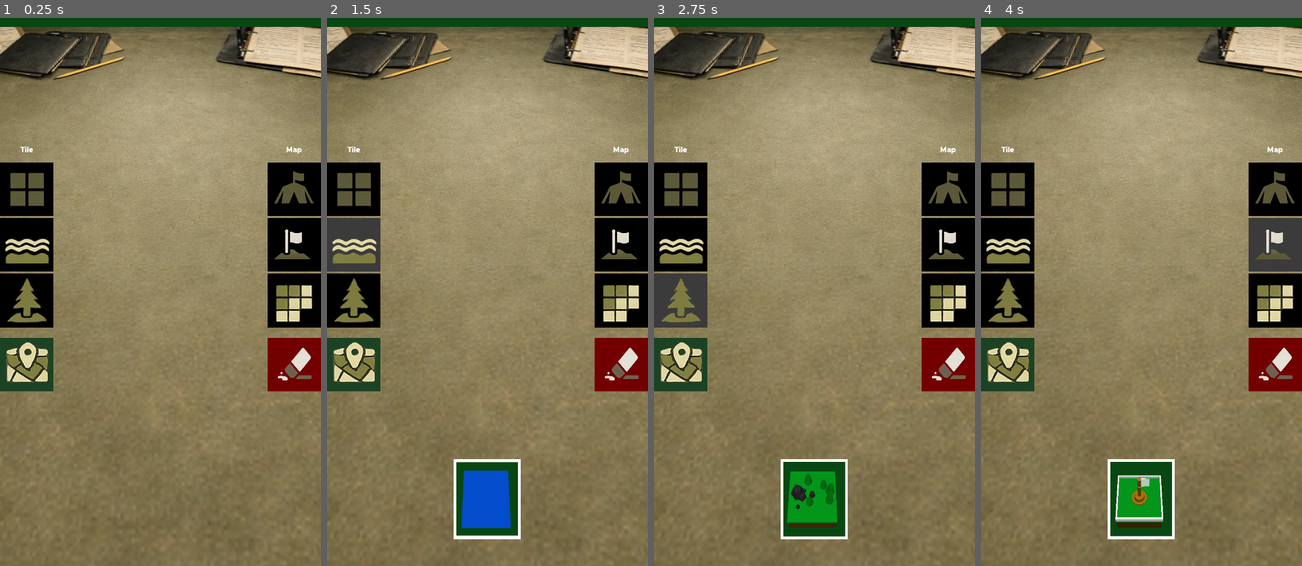
Above: before the commit, frames 1-4 (left to right).
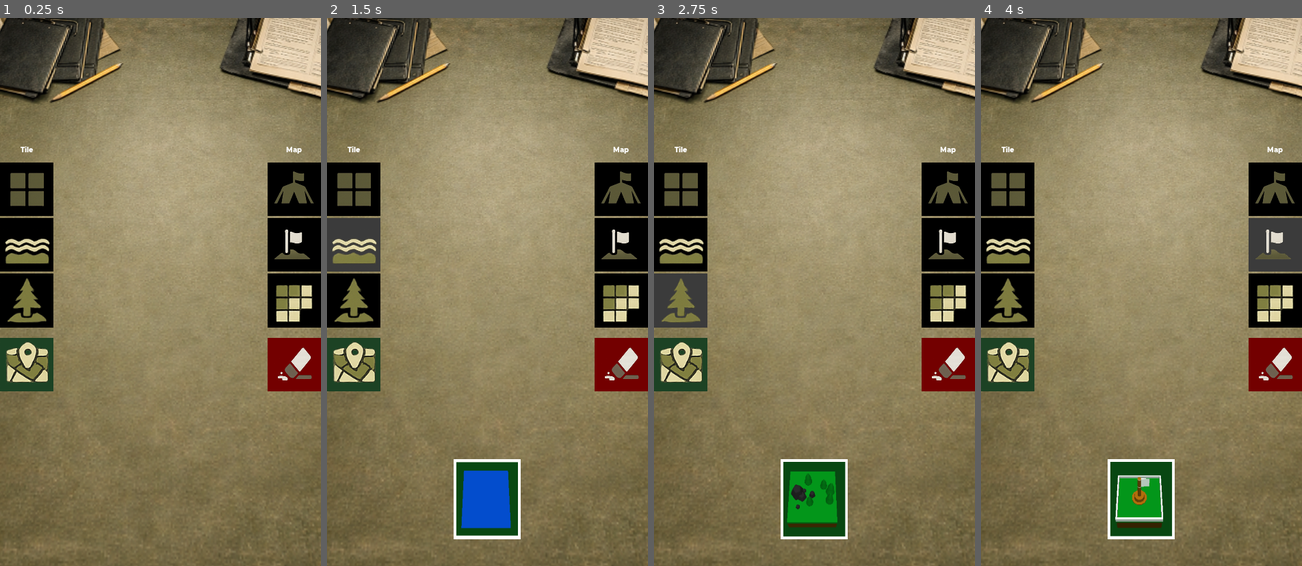
Above: after the commit, the same moments.

Repository: renosyah/no-frontier
Game: Godot game, scene res://menu/editor/editor.tscn
Two runs of this game, one before a commit and one after it. Both use one fixed random seed, a clock stepped at 60 frames per second and the inputs below. This scene is started directly instead of the project's main scene.
Inputs (mouse positions are in pixels of both pictures, inside the frame that each line leads up to):
- Up to frame 1 (0.25 s): no input
- Up to frame 2 (1.5 s): click (352, 187) at 0.5 s; click (352, 242) at 1.25 s
- Up to frame 3 (2.75 s): click (679, 302) at 2 s
- Up to frame 4 (4 s): click (1276, 187) at 2.75 s; click (1276, 242) at 3.5 s

The runs differ from the first frame. In frame 1, 8.4% of the frame differs, in the area x 0-100%, y 0-100%; in frame 2, 8.4%; in frame 3, 8.4%; in frame 4, 8.4%.
Error before the commit: Invalid get index 'tiles' (on base: 'Nil'). (res://scenes/maps/grand/grand_map.gd:166)
Error after the commit: Invalid get index 'tiles' (on base: 'Nil'). (res://scenes/maps/grand/grand_map.gd:175)

Commit message:
fix issue edit tile object

Diff:
--- a/assets/enviroment/enviroment.tscn
+++ b/assets/enviroment/room_enviroment.tscn
@@ -4,8 +4,8 @@
 radiance_size = 0
 sky_top_color = Color( 0.458824, 0.490196, 0.501961, 1 )
 sky_horizon_color = Color( 0.231373, 0.352941, 0.231373, 1 )
-ground_bottom_color = Color( 0.0352941, 0.282353, 0.0705882, 1 )
-ground_horizon_color = Color( 0.152941, 0.211765, 0.152941, 1 )
+ground_bottom_color = Color( 0.117647, 0.117647, 0.117647, 1 )
+ground_horizon_color = Color( 0.188235, 0.188235, 0.188235, 1 )
 texture_size = 0
 
 [sub_resource type="Environment" id=1]
@@ -15,7 +15,9 @@
 fog_color = Color( 0.152941, 0.47451, 0.792157, 1 )
 fog_sun_color = Color( 1, 0.901961, 0.701961, 1 )
 fog_depth_curve = 0.637279
-dof_blur_far_distance = 25.0
+dof_blur_far_distance = 5.0
+dof_blur_far_amount = 0.2
+dof_blur_far_quality = 0
 
 [node name="enviroment" type="Node"]
 
--- a/assets/tile_highlight/nav_highlight.tscn
+++ b/assets/tile_highlight/nav_highlight.tscn
@@ -18,5 +18,6 @@
 transform = Transform( 1, 0, 0, 0, 1, 0, 0, 0, 1, 0, 0.1, 0 )
 billboard = 1
 double_sided = false
+no_depth_test = true
 font = ExtResource( 2 )
 uppercase = true
--- a/menu/editor/editor.gd
+++ b/menu/editor/editor.gd
@@ -1,7 +1,7 @@
 extends Node
 
 onready var ui = $ui
-onready var movable_camera = $movable_camera
+onready var movable_camera_custom = $movable_camera_custom
 onready var grand_map = $grand_map
 onready var clickable_floor = $clickable_floor
 onready var selection = $selection
@@ -14,7 +14,7 @@
 onready var grand_map_mission_data = Global.grand_map_mission_data
 
 func _ready():
-	ui.movable_camera_ui.target = movable_camera
+	ui.movable_camera_ui.target = movable_camera_custom
 	ui.movable_camera_ui.center_pos = grand_map.global_position + Vector3(0, 0, 2)
 	ui.movable_camera_ui.camera_limit_bound = Global.camera_limit_bound
 
@@ -24,7 +24,7 @@
 	grand_map.generate_from_data(grand_map_data, true)
 
 func _process(_delta):
-	clickable_floor.translation = movable_camera.translation * Vector3(1,0,1)
+	clickable_floor.translation = movable_camera_custom.translation * Vector3(1,0,1)
 
 func _notification(what):
 	match what:
@@ -60,8 +60,10 @@
 
 func _on_ui_on_add_object(data :MapObjectData):
 	show_selection(Vector3.ZERO, false)
+
 	var tile = grand_map.get_closes_tile(data.pos)
-	if tile.tile_type == 2:
+	var obj = grand_map.get_object(tile.id)
+	if tile.tile_type == 2 or is_instance_valid(obj):
 		return
 
 	data.id = tile.id
@@ -69,23 +71,40 @@
 	grand_map.update_spawned_object(data)
 
 func _on_ui_on_add_point(data :MapObjectData):
-	if grand_map_mission_data.points.size() > 3:
-		show_selection(Vector3.ZERO, false)
+	show_selection(Vector3.ZERO, false)
+
+	# must get id from tile!!
+	var tile = grand_map.get_closes_tile(data.pos)
+	var obj = grand_map.get_object(tile.id)
+	var has_max = grand_map_mission_data.points.size() > 2
+	if is_instance_valid(obj) or has_max or tile.tile_type == 2:
 		return
 
-	_on_ui_on_add_object(data)
+	data.id = tile.id
+	data.pos = tile.pos
+	grand_map.update_spawned_object(data)
+
 	grand_map_mission_data.points.append(data.id)
 
 func _on_ui_on_add_base(data :MapObjectData):
-	if grand_map_mission_data.bases.size() > 1:
-		show_selection(Vector3.ZERO, false)
+	show_selection(Vector3.ZERO, false)
+
+	# must get id from tile!!
+	var tile = grand_map.get_closes_tile(data.pos)
+	var obj = grand_map.get_object(tile.id)
+	var has_max = grand_map_mission_data.bases.size() > 1
+	if is_instance_valid(obj) or has_max or tile.tile_type == 2:
 		return
 
-	_on_ui_on_add_object(data)
+	data.id = tile.id
+	data.pos = tile.pos
+	grand_map.update_spawned_object(data)
+
 	grand_map_mission_data.bases.append(data.id)
 
 func _on_ui_on_remove_object(pos):
 	show_selection(Vector3.ZERO, false)
+
 	var tile = grand_map.get_closes_tile(pos)
 	grand_map.remove_spawned_object(tile.id)
 
--- a/menu/editor/editor.tscn
+++ b/menu/editor/editor.tscn
@@ -1,11 +1,10 @@
-[gd_scene load_steps=9 format=2]
+[gd_scene load_steps=8 format=2]
 
 [ext_resource path="res://menu/editor/editor.gd" type="Script" id=1]
 [ext_resource path="res://menu/editor/ui/ui.tscn" type="PackedScene" id=2]
 [ext_resource path="res://scenes/maps/grand/grand_map.tscn" type="PackedScene" id=3]
-[ext_resource path="res://assets/camera/movable_camera.tscn" type="PackedScene" id=4]
 [ext_resource path="res://assets/clickable_floor/clickable_floor.tscn" type="PackedScene" id=5]
-[ext_resource path="res://assets/enviroment/enviroment.tscn" type="PackedScene" id=6]
+[ext_resource path="res://assets/enviroment/room_enviroment.tscn" type="PackedScene" id=6]
 [ext_resource path="res://assets/tile_highlight/selection.tscn" type="PackedScene" id=7]
 [ext_resource path="res://assets/background/bg_table.png" type="Texture" id=8]
 
@@ -16,8 +15,13 @@
 
 [node name="enviroment" parent="." instance=ExtResource( 6 )]
 
-[node name="movable_camera" parent="." instance=ExtResource( 4 )]
-transform = Transform( 1, 0, 0, 0, 1, 0, 0, 0, 1, 0, 3, 2 )
+[node name="movable_camera_custom" type="Spatial" parent="."]
+transform = Transform( 1, 0, 0, 0, 1, 0, 0, 0, 1, 0, 5, 0 )
+
+[node name="Camera" type="Camera" parent="movable_camera_custom"]
+transform = Transform( 1, 0, 0, 0, 0.173648, 0.984808, 0, -0.984808, 0.173648, 0, 0, 0 )
+keep_aspect = 0
+current = true
 
 [node name="clickable_floor" parent="." instance=ExtResource( 5 )]
 
--- a/menu/editor/ui/ui.gd
+++ b/menu/editor/ui/ui.gd
@@ -127,18 +127,21 @@
 	hide_cards(cards[btn.id])
 
 func _on_card_grab(_card :DragableCard, pos :Vector2, icon :StreamTexture):
+	var pos2 = pos # - floating_image_card.rect_pivot_offset
 	floating_image_card.texture = icon
 	floating_image_card.visible = true
-	floating_image_card.rect_position = pos + floating_image_card.rect_pivot_offset
+	floating_image_card.rect_position = pos2
 
 func _on_card_grab_draging(_card :DragableCard, pos :Vector2):
-	floating_image_card.rect_position = pos + floating_image_card.rect_pivot_offset
-	var pos3 = Utils.screen_to_world(get_viewport().get_camera(), pos, false, 4)
+	var pos2 = pos # - floating_image_card.rect_pivot_offset
+	floating_image_card.rect_position = pos2
+	var pos3 = Utils.screen_to_world(get_viewport().get_camera(), pos2, false, 4)
 	emit_signal("on_card_dragging", pos3)
 
 func _on_card_grab_release(card :DragableCard, pos :Vector2):
 	floating_image_card.visible = false
-	on_card_release(card.id, pos)
+	var pos2 = pos # - floating_image_card.rect_pivot_offset
+	on_card_release(card.id, pos2)
 
 func _on_card_grab_cancel(_card :DragableCard):
 	floating_image_card.visible = false
--- a/menu/editor/ui/ui.tscn
+++ b/menu/editor/ui/ui.tscn
@@ -29,10 +29,11 @@
 [node name="CanvasLayer" type="CanvasLayer" parent="."]
 
 [node name="floating_image_card" type="TextureRect" parent="CanvasLayer"]
+modulate = Color( 1, 1, 1, 0.5 )
 margin_right = 60.0
 margin_bottom = 60.0
-rect_min_size = Vector2( 60, 60 )
-rect_pivot_offset = Vector2( 30, 30 )
+rect_min_size = Vector2( 100, 100 )
+rect_pivot_offset = Vector2( 50, 50 )
 expand = true
 
 [node name="movable_camera_ui" parent="CanvasLayer" instance=ExtResource( 3 )]
--- a/scenes/maps/base_tile_map.gd
+++ b/scenes/maps/base_tile_map.gd
@@ -38,7 +38,16 @@
 	return _spawned_tiles.has(id)
 
 func get_tile(id :Vector2) -> BaseTile:
+	if not _spawned_tiles.has(id):
+		return null
+
 	return _spawned_tiles[id] # Tile
+
+func get_object(id :Vector2) -> BaseTileObject:
+	if not _spawned_objects.has(id):
+		return null
+
+	return _spawned_objects[id] # TileObject
 
 func update_spawned_object(data :MapObjectData):
 	remove_spawned_object(data.id, false)
